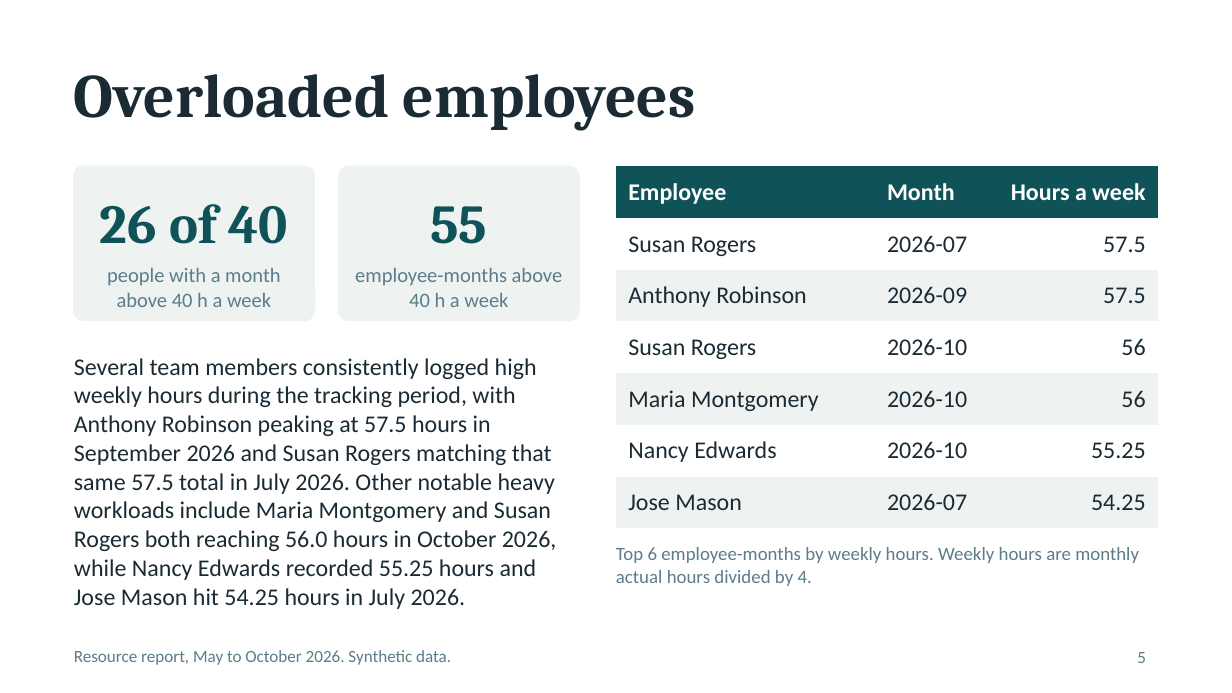
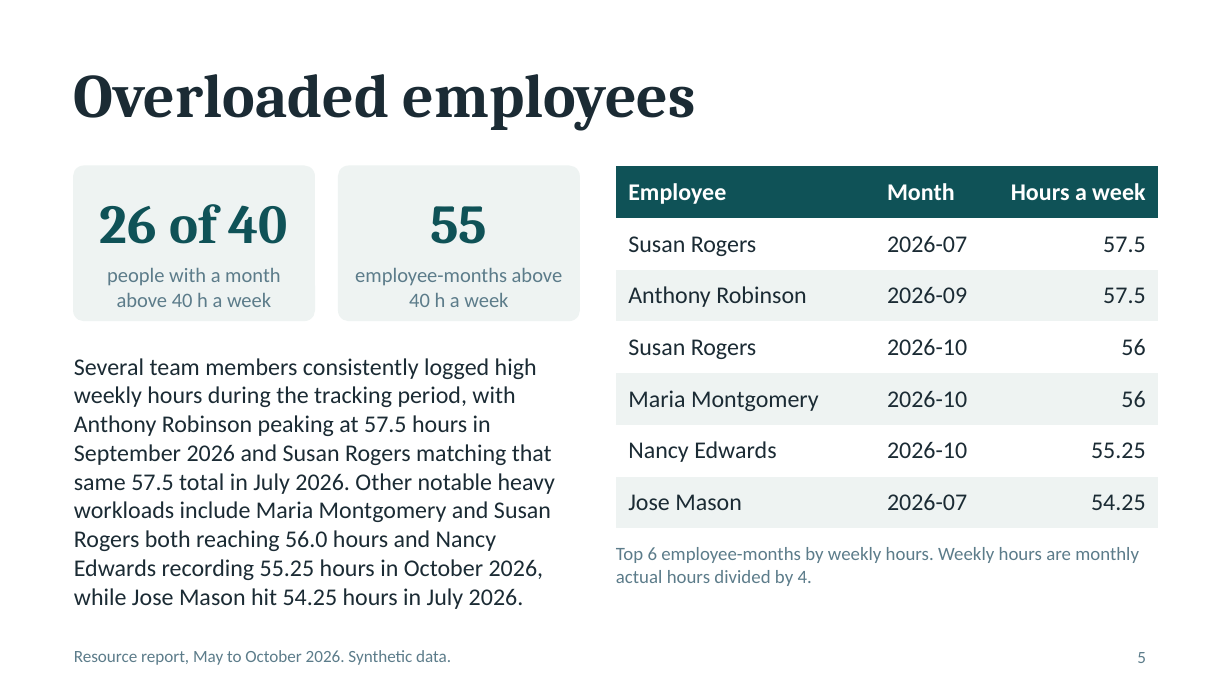
Before and after one commit to beibarysasqar/resource-tracker-reporting, a slide deck: slide 5 of m365/sharepoint_library/RPT_Resource-Report_2026-05_2026-10.pptx. Drawn at 1232x693 pixels with LibreOffice and Linux fonts; fonts in the diff are those of the drawing. Boxes give left, top, right and bottom in pixels: in the first picture for what was removed or moved away, otherwise in the second. Text is boxed around its words. In the diff, an @@ line names an element or a change of style, - is before the commit and + after.

Commit message:
Update README, fix overload commentary month, trim onboarding checklist

```diff
--- a/m365/sharepoint_library/RPT_Resource-Report_2026-05_2026-10.pptx
+++ b/m365/sharepoint_library/RPT_Resource-Report_2026-05_2026-10.pptx
@@ text at [74, 358, 555, 609]: text changed @@
-Several team members consistently logged high weekly hours during the tracking period, with Anthony Robinson peaking at 57.5 hours in September 2026 and Susan Rogers matching that same 57.5 total in July 2026. Other notable heavy workloads include Maria Montgomery and Susan Rogers both reaching 56.0 hours in October 2026, while Nancy Edwards recorded 55.25 hours and Jose Mason hit 54.25 hours in July 2026.
+Several team members consistently logged high weekly hours during the tracking period, with Anthony Robinson peaking at 57.5 hours in September 2026 and Susan Rogers matching that same 57.5 total in July 2026. Other notable heavy workloads include Maria Montgomery and Susan Rogers both reaching 56.0 hours and Nancy Edwards recording 55.25 hours in October 2026, while Jose Mason hit 54.25 hours in July 2026.
```
Also in this commit, not shown: 16 other files.
